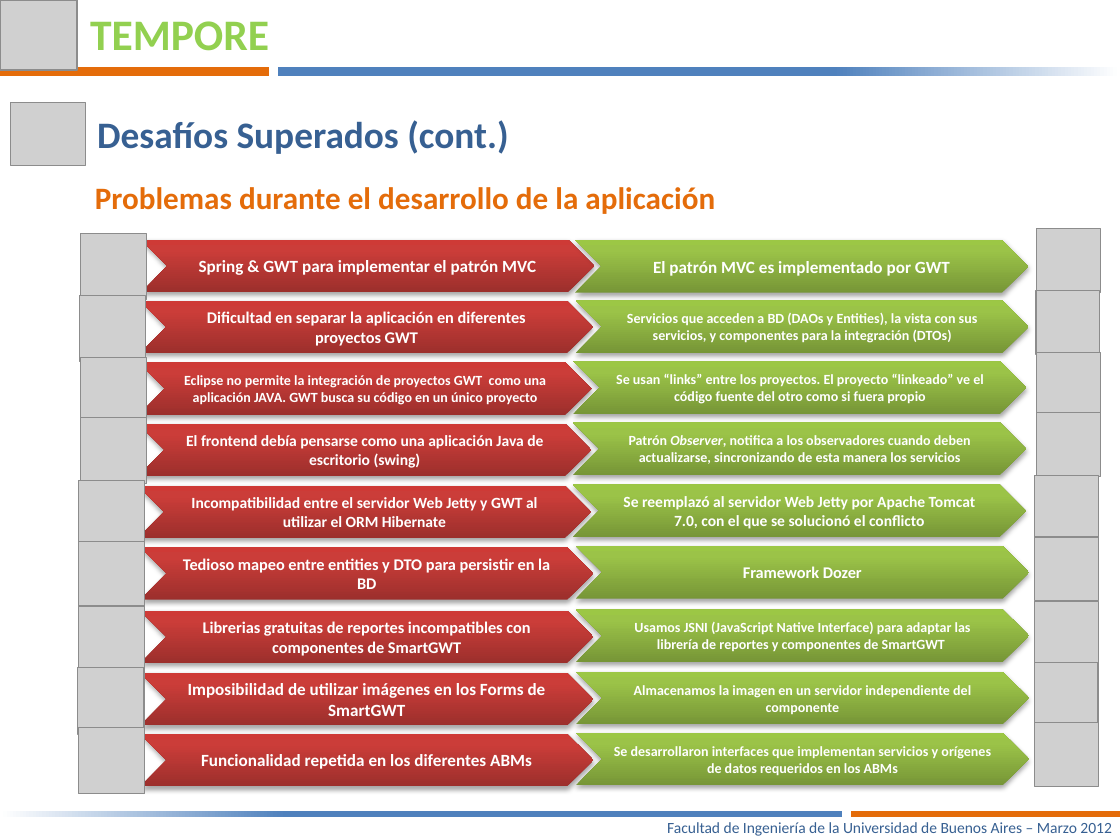
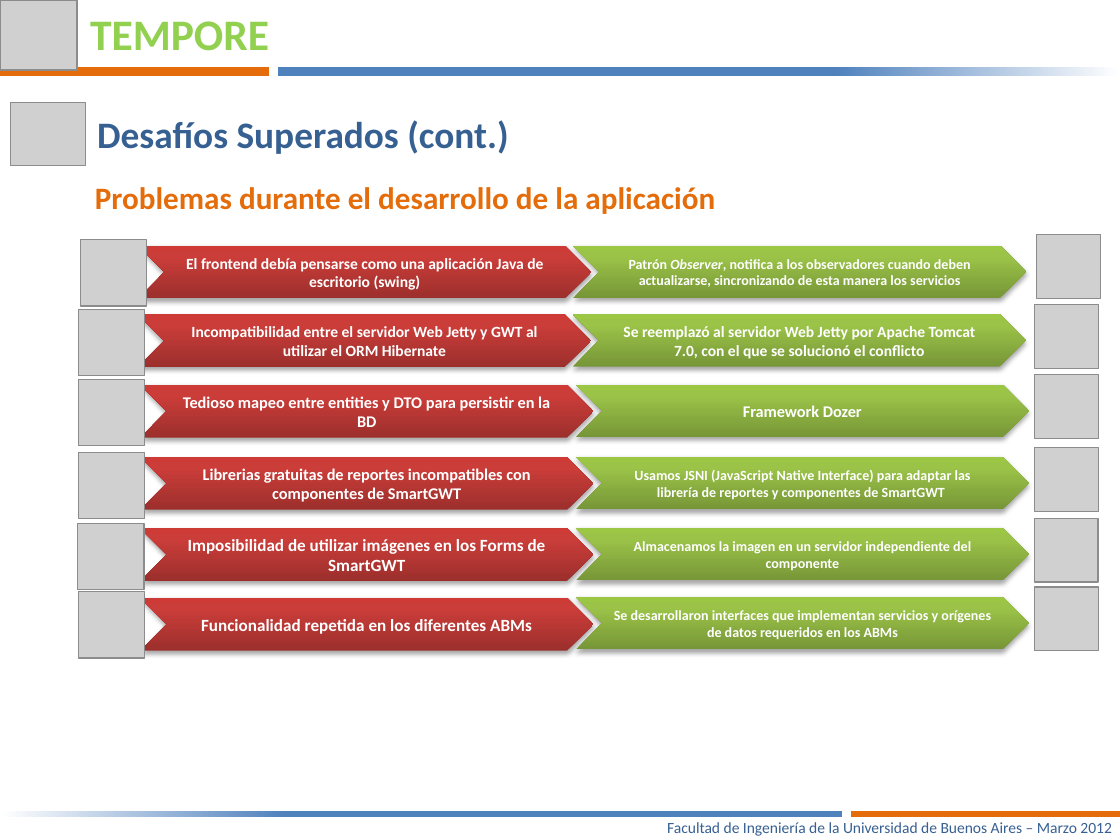
Before and after one commit to joshishimla99/tempore, a slide deck: slide 13 of docs/Presentacion Final/Tempore – Manejá tus tiempos-V6.pptx (slide 12 before the commit). Drawn at 1120x840 pixels with LibreOffice and Linux fonts; fonts in the diff are those of the drawing; grey boxes stand for pictures. Boxes give left, top, right and bottom in pixels: in the first picture for what was removed or moved away, otherwise in the second. Text is boxed around its words. In the diff, an @@ line names an element or a change of style, - is before the commit and + after.

Commit message:
asd

```diff
--- a/docs/Presentacion Final/Tempore – Manejá tus tiempos-V6.pptx
+++ b/docs/Presentacion Final/Tempore – Manejá tus tiempos-V6.pptx
@@ picture removed at (81, 234, 147, 300) @@
@@ picture removed at (1036, 228, 1100, 292) @@
@@ picture: place and size @@
-picture at (81, 418, 147, 484)
+picture at (81, 240, 147, 306)
@@ chevron removed at (141, 240, 595, 292) @@
-Spring & GWT para implementar el patrón MVC
@@ 2 chevrons, 1 picture: place and size @@
-2 chevrons, 1 picture at (138, 412, 1100, 476)
+2 chevrons, 1 picture at (138, 235, 1100, 299)
@@ chevron removed at (576, 240, 1029, 292) @@
-El patrón MVC es implementado por GWT
@@ picture removed at (80, 296, 146, 362) @@
@@ picture removed at (1036, 290, 1100, 354) @@
@@ chevron removed at (140, 301, 594, 354) @@
-Dificultad en separar la aplicación en diferentes proyectos GWT
@@ 2 pictures, 2 chevrons: place and size @@
-2 pictures, 2 chevrons at (78, 476, 1099, 547)
+2 pictures, 2 chevrons at (78, 305, 1099, 375)
@@ chevron removed at (576, 300, 1029, 353) @@
-Servicios que acceden a BD (DAOs y Entities), la vista con sus servicios, y componentes para la integración (DTOs)
@@ picture removed at (81, 357, 147, 423) @@
@@ picture removed at (1037, 353, 1101, 417) @@
@@ picture: place and size @@
-picture at (78, 542, 144, 608)
+picture at (78, 380, 144, 446)
@@ chevron removed at (139, 363, 592, 416) @@
-Eclipse no permite la integración de proyectos GWT como una aplicación JAVA. GWT busca su código en un único proyecto
@@ chevron "Tedioso mapeo entre entities y ...": place and size @@
-chevron "Tedioso mapeo entre entities y ..." at (140, 548, 594, 600)
+chevron "Tedioso mapeo entre entities y ..." at (140, 385, 594, 438)
@@ chevron removed at (573, 362, 1027, 414) @@
-Se usan “links” entre los proyectos. El proyecto “linkeado” ve el código fuente del otro como si fuera propio
@@ chevron "Framework Dozer": place and size @@
-chevron "Framework Dozer" at (576, 547, 1029, 599)
+chevron "Framework Dozer" at (576, 384, 1029, 437)
@@ picture: place and size @@
-picture at (1035, 536, 1099, 600)
+picture at (1035, 375, 1099, 439)
@@ 2 pictures, 1 chevron: place and size @@
-2 pictures, 1 chevron at (78, 601, 1099, 672)
+2 pictures, 1 chevron at (78, 448, 1099, 519)
@@ chevron "Usamos JSNI (JavaScript Native Interface) ...": place and size @@
-chevron "Usamos JSNI (JavaScript Native Interface) ..." at (576, 609, 1029, 662)
+chevron "Usamos JSNI (JavaScript Native Interface) ..." at (576, 457, 1029, 510)
@@ 2 pictures, 2 chevrons: place and size @@
-2 pictures, 2 chevrons at (78, 663, 1098, 734)
+2 pictures, 2 chevrons at (78, 519, 1098, 589)
@@ 2 pictures, 2 chevrons: place and size @@
-2 pictures, 2 chevrons at (78, 722, 1099, 794)
+2 pictures, 2 chevrons at (78, 587, 1099, 659)
```
Also in this commit, not shown: 4 other slides changed, 2 slides added.
